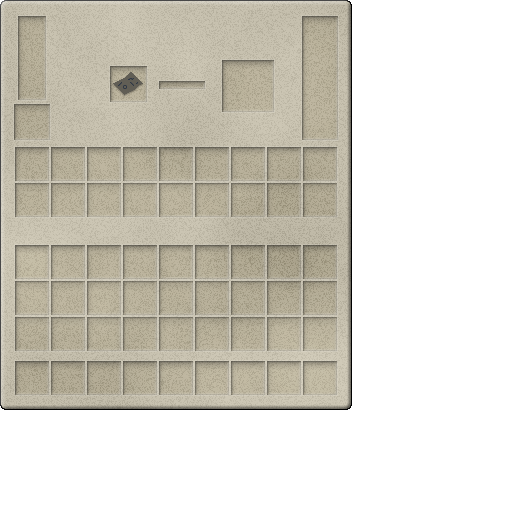
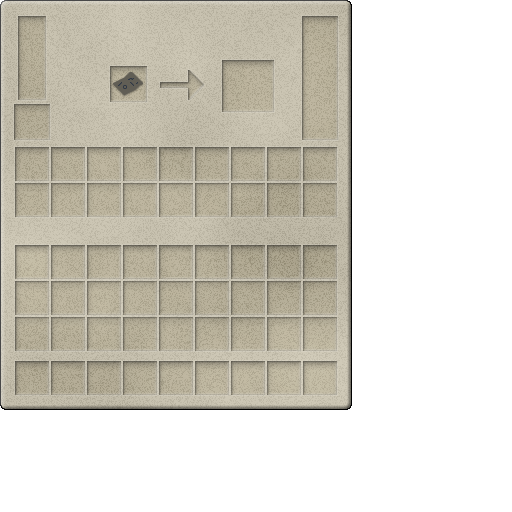
Revision of a layered 512 × 512 image; what changed, layer by layer:
painted on "Item Overlay" over 113, 72, 143, 95
painted on "Grid" over 159, 70, 205, 100
